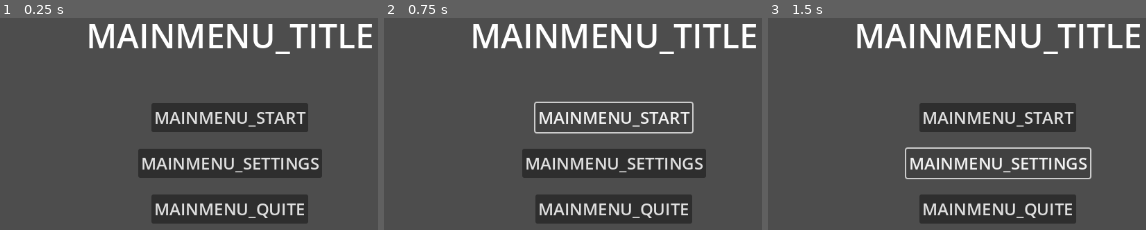
Above: before the commit, frames 1-3 (left to right).
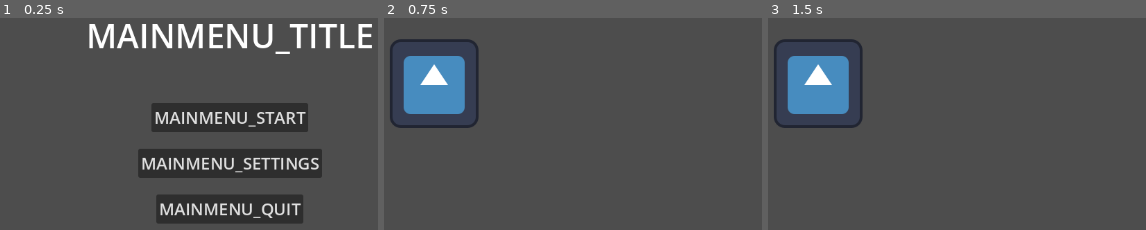
Above: after the commit, the same moments.

Repository: pingvoid/raise
Game: Godot game, scene res://scenes/main.tscn
The game is run twice, just before and just after one commit, with the same random seed, the same clock (stepped at 60 frames per second) and the same inputs. The engine's default icon, where the game draws it, is replaced by a stand-in: a white triangle on a blue panel in a dark square.
Inputs (mouse positions are in pixels of both pictures, inside the frame that each line leads up to):
- Up to frame 1 (0.25 s): no input
- Up to frame 2 (0.75 s): click "MAINMENU_START" at 0.5 s
- Up to frame 3 (1.5 s): click (998, 164) at 1.25 s, where only the run before the commit has a clickable "MAINMENU_SETTINGS"

The runs differ from the first frame. In frame 1, 1.8% of the frame differs, in the area x 40-82%, y 83-97%; in frame 2, 23%, in the area x 1-99%, y 2-97%; in frame 3, 22%.

Commit message:
main menu base logic

Diff:
--- /dev/null
+++ b/scenes/game.tscn
@@ -0,0 +1,9 @@
+[gd_scene load_steps=2 format=3 uid="uid://cbucakxccy8hi"]
+
+[ext_resource type="Texture2D" uid="uid://fnrpkihov2s7" path="res://icon.svg" id="1_7e7i4"]
+
+[node name="Game" type="Node2D"]
+
+[node name="Icon" type="Sprite2D" parent="."]
+position = Vector2(316, 151)
+texture = ExtResource("1_7e7i4")
--- a/scenes/main.tscn
+++ b/scenes/main.tscn
@@ -1,9 +1,13 @@
-[gd_scene load_steps=2 format=3 uid="uid://dofp62ewwngjf"]
+[gd_scene load_steps=4 format=3 uid="uid://dofp62ewwngjf"]
 
-[ext_resource type="PackedScene" uid="uid://crkku38875d6" path="res://scenes/main_menu.tscn" id="1_nughj"]
+[ext_resource type="PackedScene" uid="uid://crkku38875d6" path="res://scenes/ui/main_menu.tscn" id="1_nughj"]
+[ext_resource type="PackedScene" uid="uid://cbucakxccy8hi" path="res://scenes/game.tscn" id="2_e3mkn"]
+[ext_resource type="PackedScene" uid="uid://b2ch656fh2ibq" path="res://scenes/settings.tscn" id="3_td7ef"]
 
 [node name="Main" type="Node2D"]
 
 [node name="CanvasLayer" type="CanvasLayer" parent="."]
 
 [node name="MainMenu" parent="CanvasLayer" instance=ExtResource("1_nughj")]
+startScene = ExtResource("2_e3mkn")
+settingsScene = ExtResource("3_td7ef")
--- /dev/null
+++ b/scenes/settings.tscn
@@ -0,0 +1,3 @@
+[gd_scene format=3 uid="uid://b2ch656fh2ibq"]
+
+[node name="Settings" type="Node2D"]
--- /dev/null
+++ b/scenes/ui/main_menu.tscn
@@ -0,0 +1,61 @@
+[gd_scene load_steps=2 format=3 uid="uid://crkku38875d6"]
+
+[ext_resource type="Script" path="res://scripts/ui/main_menu.gd" id="1_v2l66"]
+
+[node name="MainMenu" type="Control"]
+layout_mode = 3
+anchors_preset = 15
+anchor_right = 1.0
+anchor_bottom = 1.0
+grow_horizontal = 2
+grow_vertical = 2
+script = ExtResource("1_v2l66")
+
+[node name="MarginContainer" type="MarginContainer" parent="."]
+layout_mode = 1
+anchors_preset = 15
+anchor_right = 1.0
+anchor_bottom = 1.0
+grow_horizontal = 2
+grow_vertical = 2
+theme_override_constants/margin_left = 48
+theme_override_constants/margin_top = 48
+theme_override_constants/margin_right = 48
+theme_override_constants/margin_bottom = 48
+
+[node name="VBoxLayout" type="VBoxContainer" parent="MarginContainer"]
+layout_mode = 2
+theme_override_constants/separation = 64
+
+[node name="Label" type="Label" parent="MarginContainer/VBoxLayout"]
+layout_mode = 2
+theme_override_font_sizes/font_size = 48
+text = "MAINMENU_TITLE"
+horizontal_alignment = 1
+
+[node name="VBoxButtons" type="VBoxContainer" parent="MarginContainer/VBoxLayout"]
+layout_mode = 2
+size_flags_horizontal = 4
+theme_override_constants/separation = 24
+
+[node name="Start" type="Button" parent="MarginContainer/VBoxLayout/VBoxButtons"]
+layout_mode = 2
+size_flags_horizontal = 4
+theme_override_font_sizes/font_size = 24
+text = "MAINMENU_START"
+
+[node name="Settings" type="Button" parent="MarginContainer/VBoxLayout/VBoxButtons"]
+layout_mode = 2
+size_flags_horizontal = 4
+theme_override_font_sizes/font_size = 24
+text = "MAINMENU_SETTINGS"
+
+[node name="Quit" type="Button" parent="MarginContainer/VBoxLayout/VBoxButtons"]
+layout_mode = 2
+size_flags_horizontal = 4
+theme_override_font_sizes/font_size = 24
+text = "MAINMENU_QUIT"
+
+[connection signal="button_up" from="MarginContainer/VBoxLayout/VBoxButtons/Start" to="." method="_on_start_button_up"]
+[connection signal="button_up" from="MarginContainer/VBoxLayout/VBoxButtons/Settings" to="." method="_on_settings_button_up"]
+[connection signal="button_up" from="MarginContainer/VBoxLayout/VBoxButtons/Quit" to="." method="_on_quit_button_up"]
--- /dev/null
+++ b/scripts/ui/main_menu.gd
@@ -0,0 +1,19 @@
+extends Control
+
+@export var startScene: PackedScene
+@export var settingsScene: PackedScene
+
+
+# Called when the node enters the scene tree for the first time.
+func _ready():
+	pass # Replace with function body.
+
+func _on_quit_button_up():
+	get_tree().quit()
+
+func _on_settings_button_up():
+	get_tree().change_scene_to_packed(settingsScene)
+
+
+func _on_start_button_up():
+	get_tree().change_scene_to_packed(startScene)
